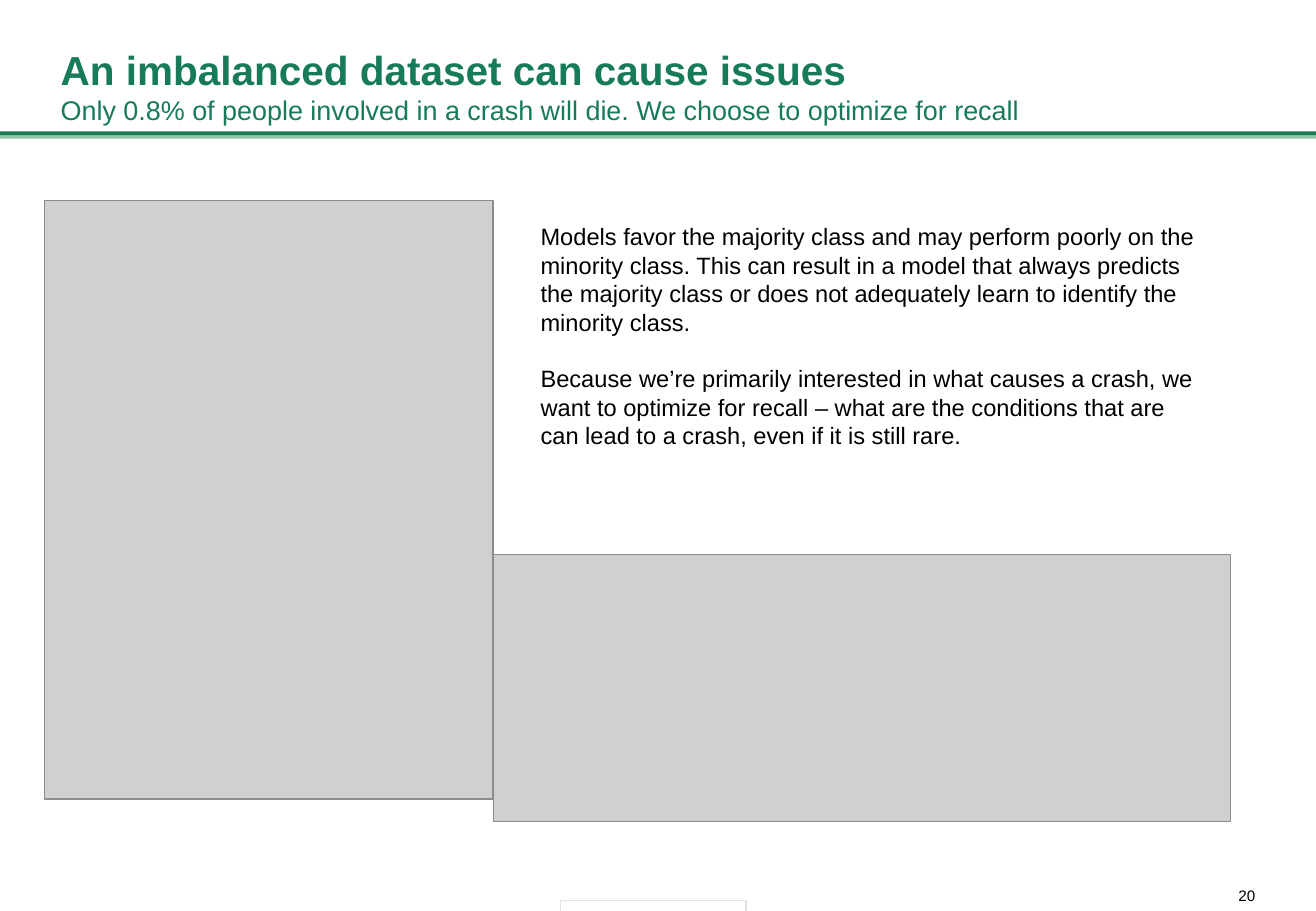
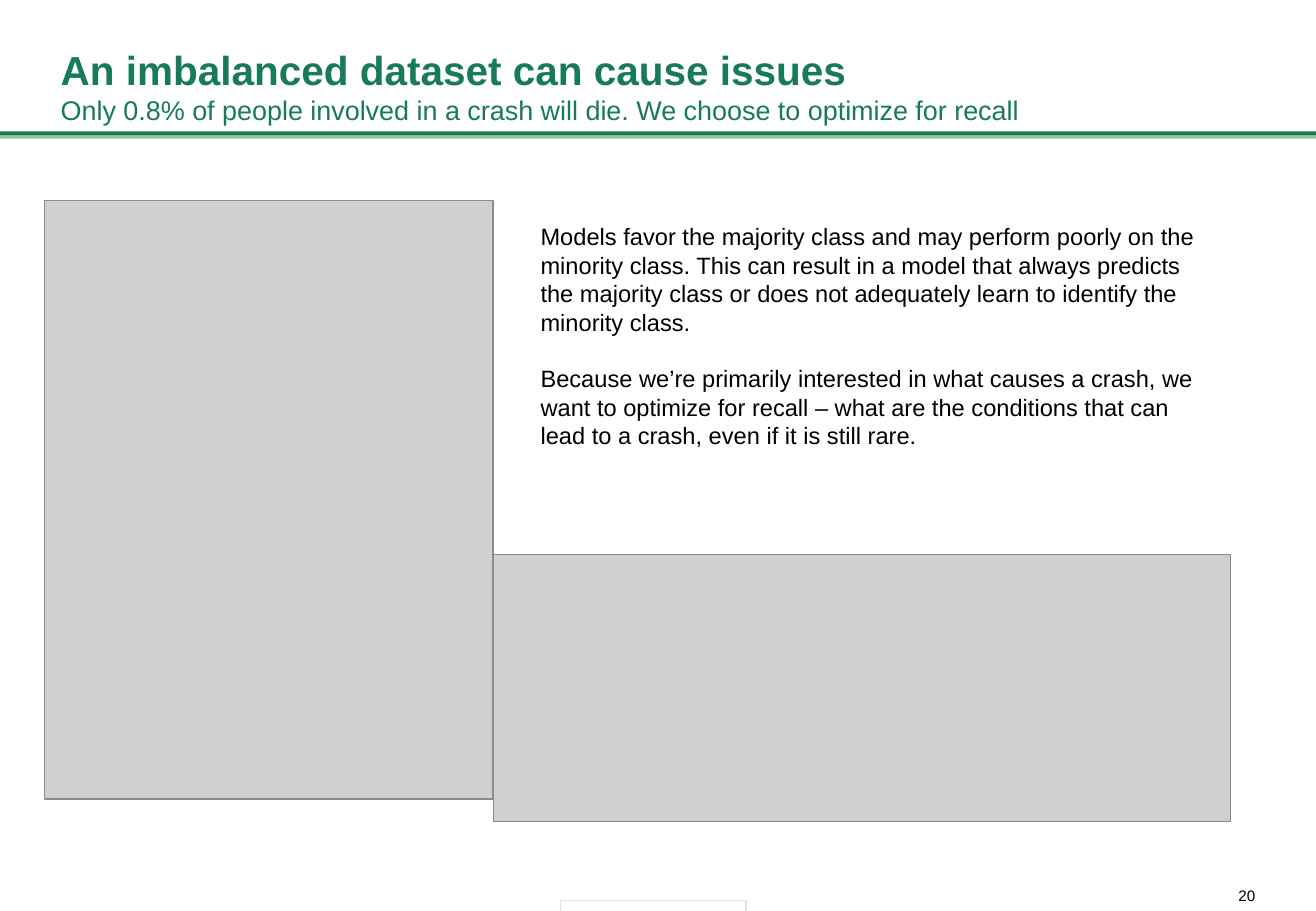
Before and after one commit to Sunken52/Crash-Data-ML, a slide deck: slide 20 of Presentation/Crash analysis presentation.pptx. Drawn at 1316x911 pixels with LibreOffice and Linux fonts; fonts in the diff are those of the drawing; grey boxes stand for pictures. Boxes give left, top, right and bottom in pixels: in the first picture for what was removed or moved away, otherwise in the second. Text is boxed around its words. In the diff, an @@ line names an element or a change of style, - is before the commit and + after.

Commit message:
Presentation edits

```diff
--- a/Presentation/Crash analysis presentation.pptx
+++ b/Presentation/Crash analysis presentation.pptx
@@ text at bbox=[541, 370, 1192, 447]: text changed @@
-Because we’re primarily interested in what causes a crash, we want to optimize for recall – what are the conditions that are can lead to a crash, even if it is still rare.
+Because we’re primarily interested in what causes a crash, we want to optimize for recall – what are the conditions that can lead to a crash, even if it is still rare.
```
Also in this commit, not shown: 3 other slides changed.
